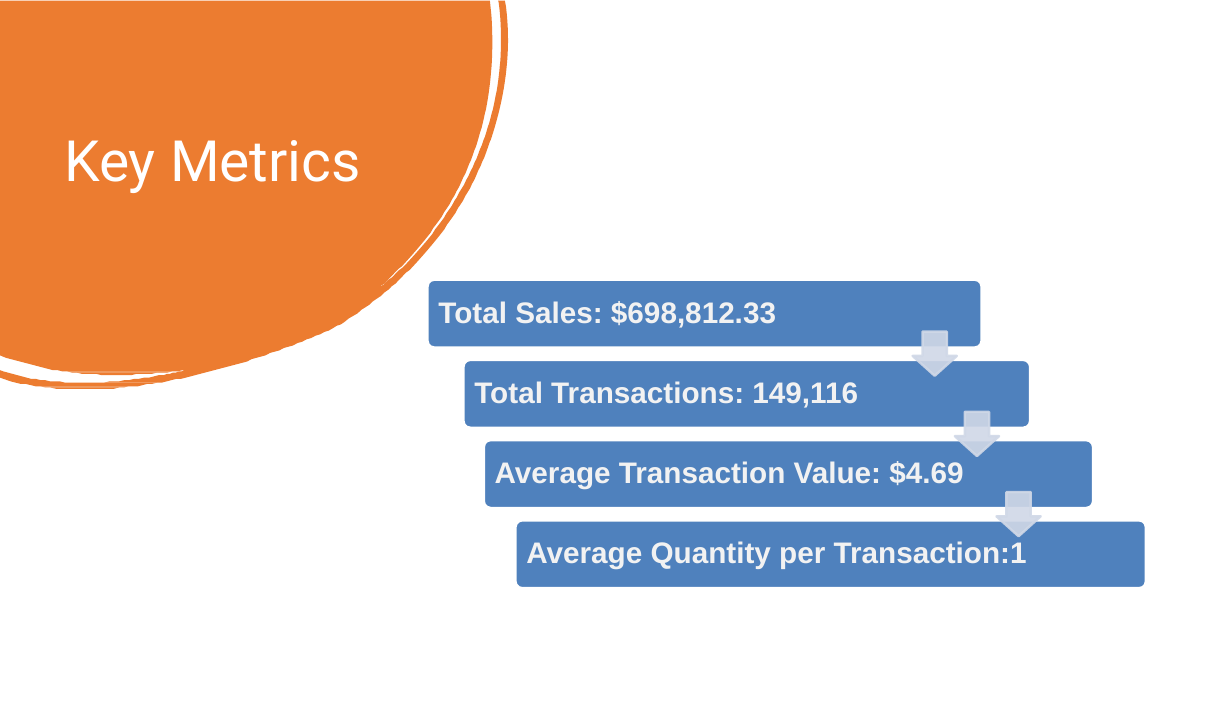
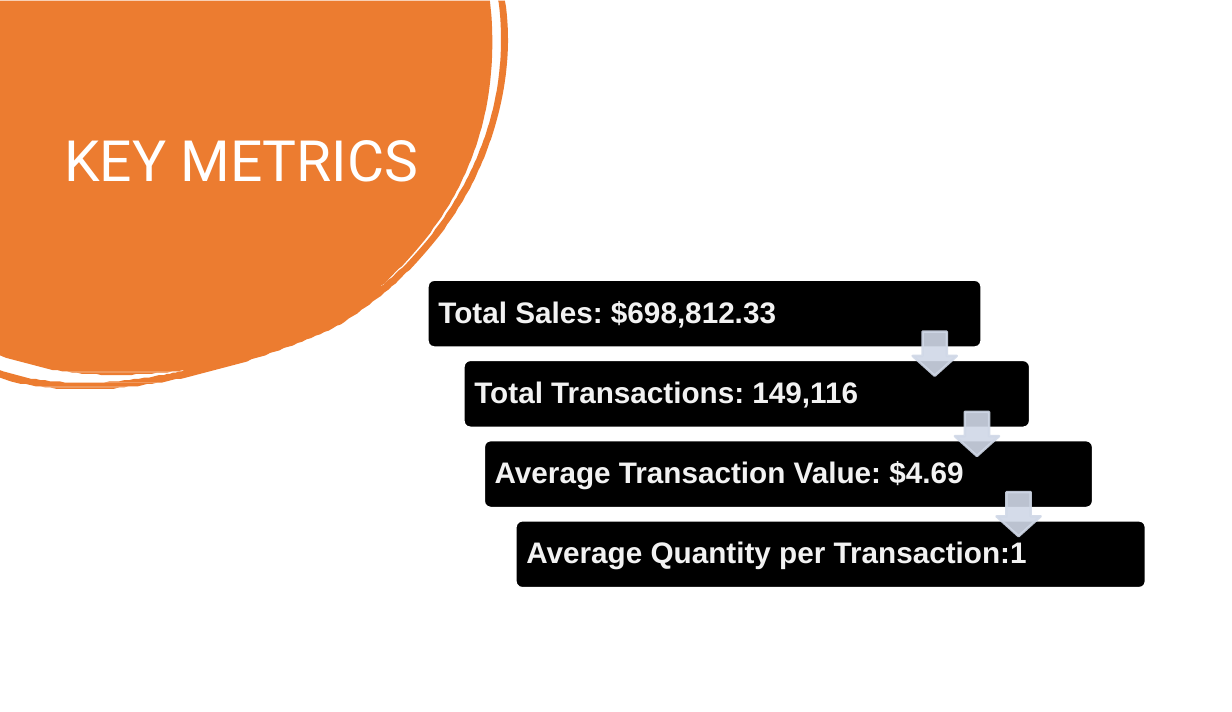
Before and after one commit to jasnoorvirk26/coffee-shop-sales-analysis, a slide deck: slide 9 of Coffee-Shop-Sales-Analysis-Presentation.pptx. Drawn at 1232x712 pixels with LibreOffice and Linux fonts; fonts in the diff are those of the drawing. Boxes give left, top, right and bottom in pixels: in the first picture for what was removed or moved away, otherwise in the second. Text is boxed around its words. In the diff, an @@ line names an element or a change of style, - is before the commit and + after.

```diff
--- a/Coffee-Shop-Sales-Analysis-Presentation.pptx
+++ b/Coffee-Shop-Sales-Analysis-Presentation.pptx
@@ text at (x1=64, y1=140, x2=418, y2=182): text changed @@
-Key Metrics
+KEY METRICS
@@ fill #4F81BD to #000000 in 4 elements at (x1=428, y1=280, x2=982, y2=347), (x1=463, y1=360, x2=1030, y2=428), (x1=484, y1=441, x2=1093, y2=509), (x1=516, y1=521, x2=1146, y2=589) @@
```
Also in this commit, not shown: 11 other slides changed.
